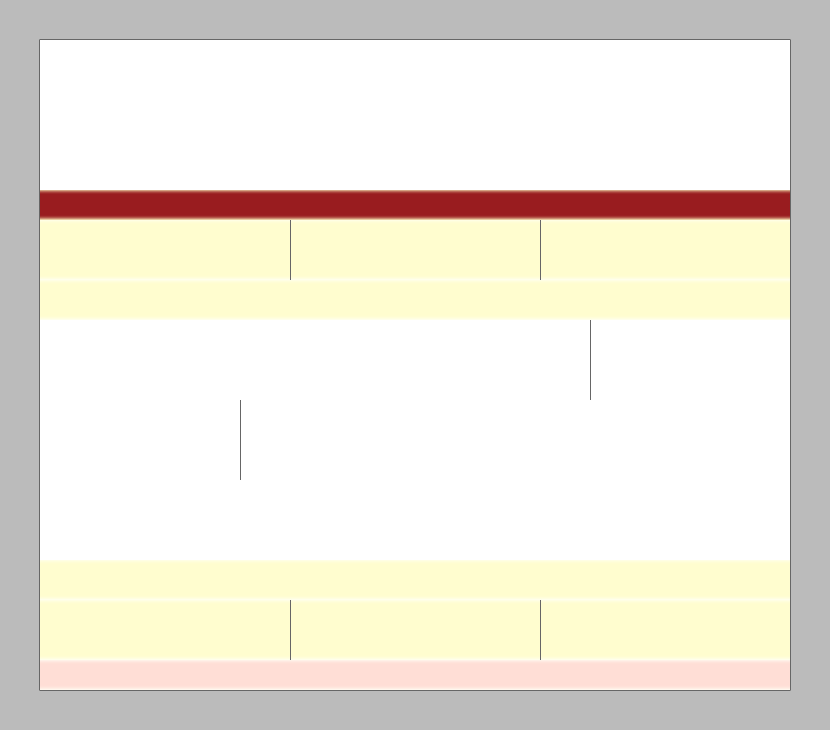
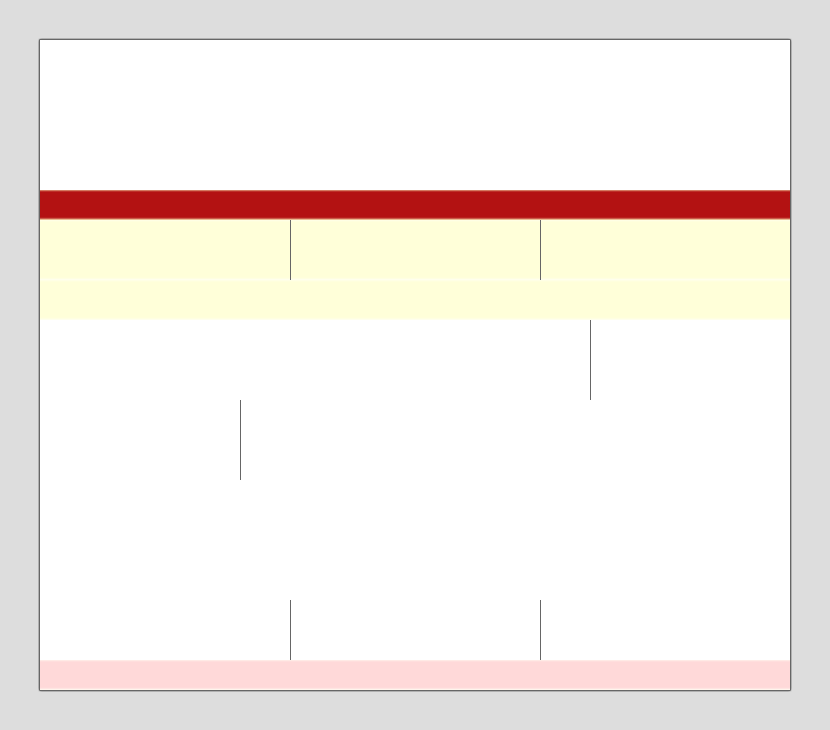
Layer changes from the first 830 × 730 image to the second:
painted on "navbar" over [40, 190, 790, 220]
painted on "header boxes" over [40, 222, 790, 277]
removed layer "footer boxes" over [40, 600, 790, 660]
painted on "header widget" over [40, 282, 790, 317]
removed layer "footer widget" over [40, 560, 790, 600]
moved "footer" above "canvas", painted on it over [40, 660, 790, 689]
painted on "Background" over [0, 0, 830, 730]
